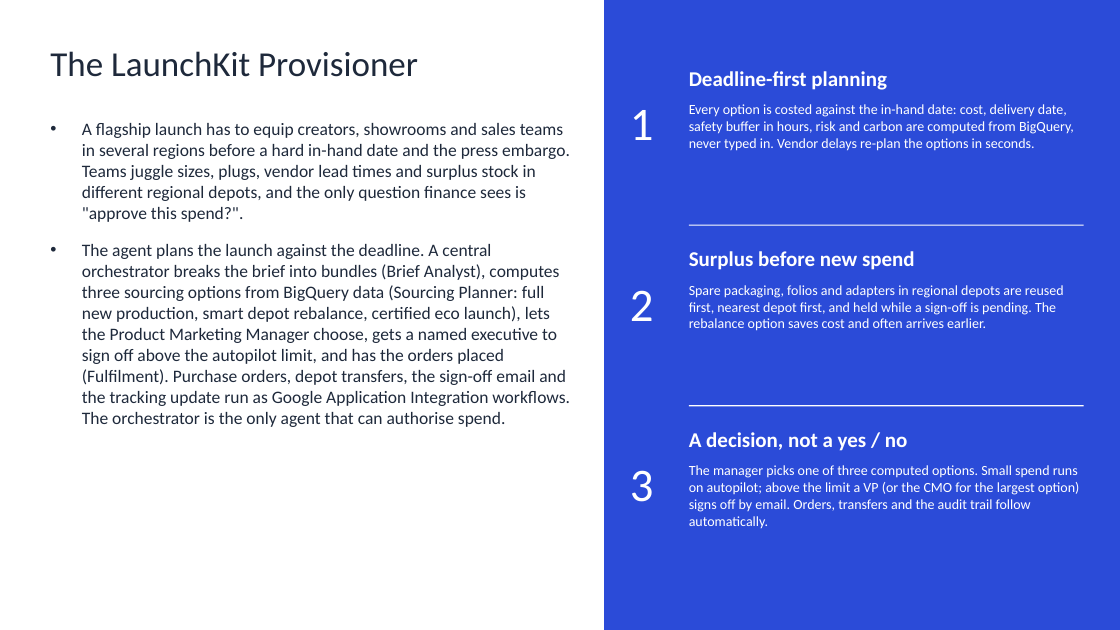
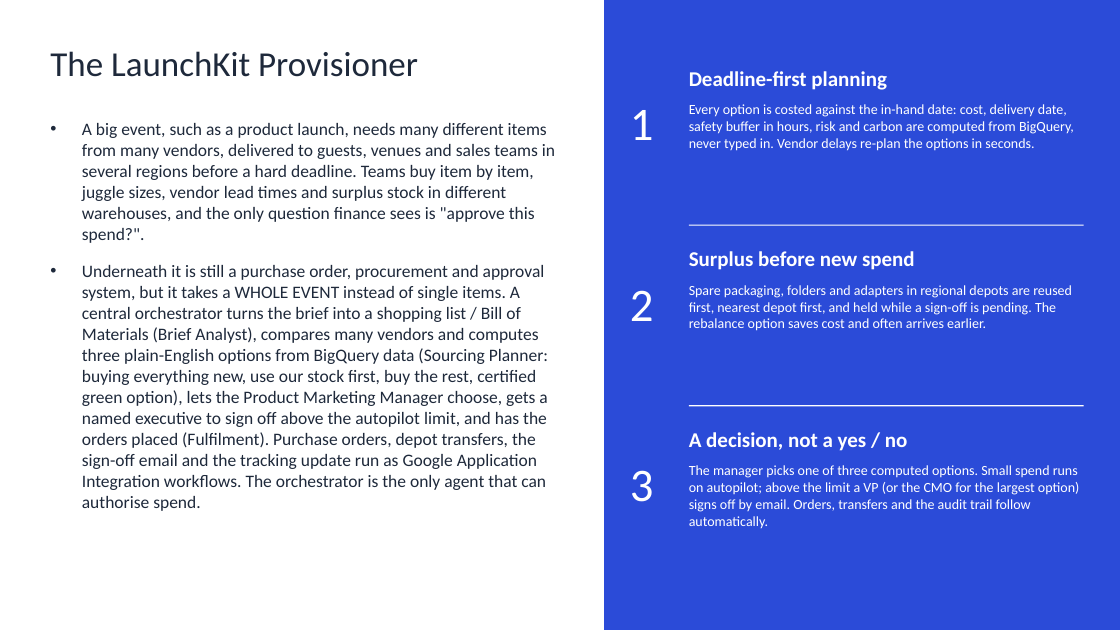
Before and after one commit to DasBalvinderDas/market-campaign-agent, a slide deck: slide 2 of docs/LaunchKit_Provisioner_Management_Deck.pptx. Drawn at 1120x630 pixels with LibreOffice and Linux fonts; fonts in the diff are those of the drawing. Boxes give left, top, right and bottom in pixels: in the first picture for what was removed or moved away, otherwise in the second. Text is boxed around its words. In the diff, an @@ line names an element or a change of style, - is before the commit and + after.

```diff
--- a/docs/LaunchKit_Provisioner_Management_Deck.pptx
+++ b/docs/LaunchKit_Provisioner_Management_Deck.pptx
@@ text at (82, 123, 555, 511): text changed @@
-• A flagship launch has to equip creators, showrooms and sales teams in several regions before a hard in-hand date and the press embargo. Teams juggle sizes, plugs, vendor lead times and surplus stock in different regional depots, and the only question finance sees is "approve this spend?".
-• The agent plans the launch against the deadline. A central orchestrator breaks the brief into bundles (Brief Analyst), computes three sourcing options from BigQuery data (Sourcing Planner: full new production, smart depot rebalance, certified eco launch), lets the Product Marketing Manager choose, gets a named executive to sign off above the autopilot limit, and has the orders placed (Fulfilment). Purchase orders, depot transfers, the sign-off email and the tracking update run as Google Application Integration workflows. The orchestrator is the only agent that can authorise spend.
+• A big event, such as a product launch, needs many different items from many vendors, delivered to guests, venues and sales teams in several regions before a hard deadline. Teams buy item by item, juggle sizes, vendor lead times and surplus stock in different warehouses, and the only question finance sees is "approve this spend?".
+• Underneath it is still a purchase order, procurement and approval system, but it takes a WHOLE EVENT instead of single items. A central orchestrator turns the brief into a shopping list / Bill of Materials (Brief Analyst), compares many vendors and computes three plain-English options from BigQuery data (Sourcing Planner: buying everything new, use our stock first, buy the rest, certified green option), lets the Product Marketing Manager choose, gets a named executive to sign off above the autopilot limit, and has the orders placed (Fulfilment). Purchase orders, depot transfers, the sign-off email and the tracking update run as Google Application Integration workflows. The orchestrator is the only agent that can authorise spend.
@@ text at (689, 285, 1072, 331): text changed @@
-Spare packaging, folios and adapters in regional depots are reused first, nearest depot first, and held while a sign-off is pending. The rebalance option saves cost and often arrives earlier.
+Spare packaging, folders and adapters in regional depots are reused first, nearest depot first, and held while a sign-off is pending. The rebalance option saves cost and often arrives earlier.
```
Also in this commit, not shown: 2 other slides changed, 9 other files.
